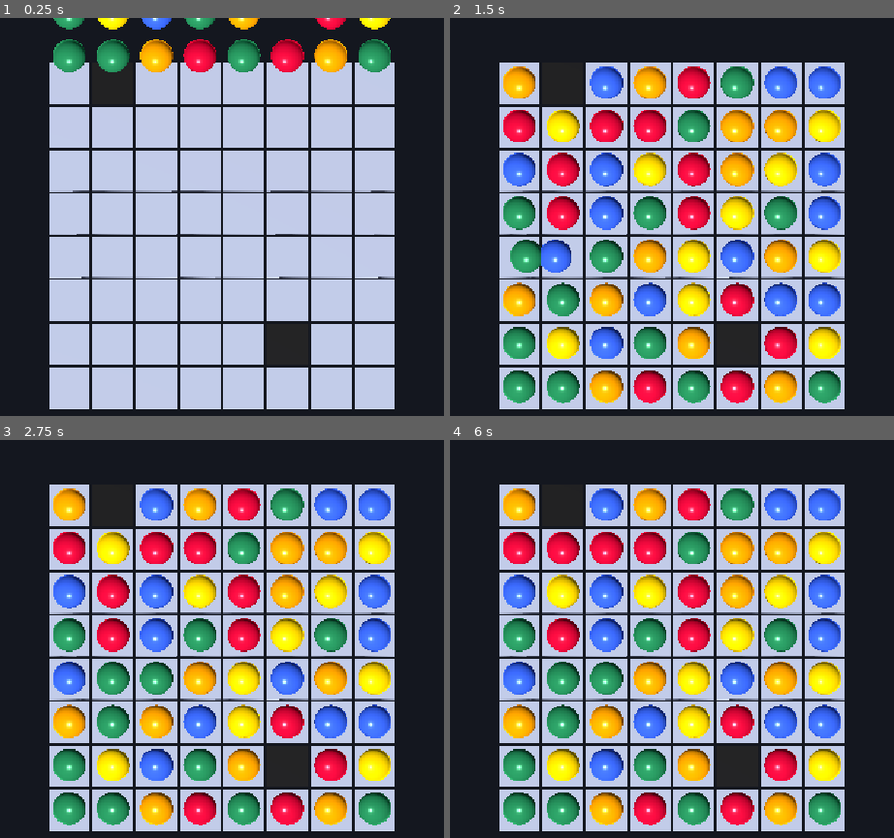
Above: before the commit, frames 1-4 (two rows, left to right).
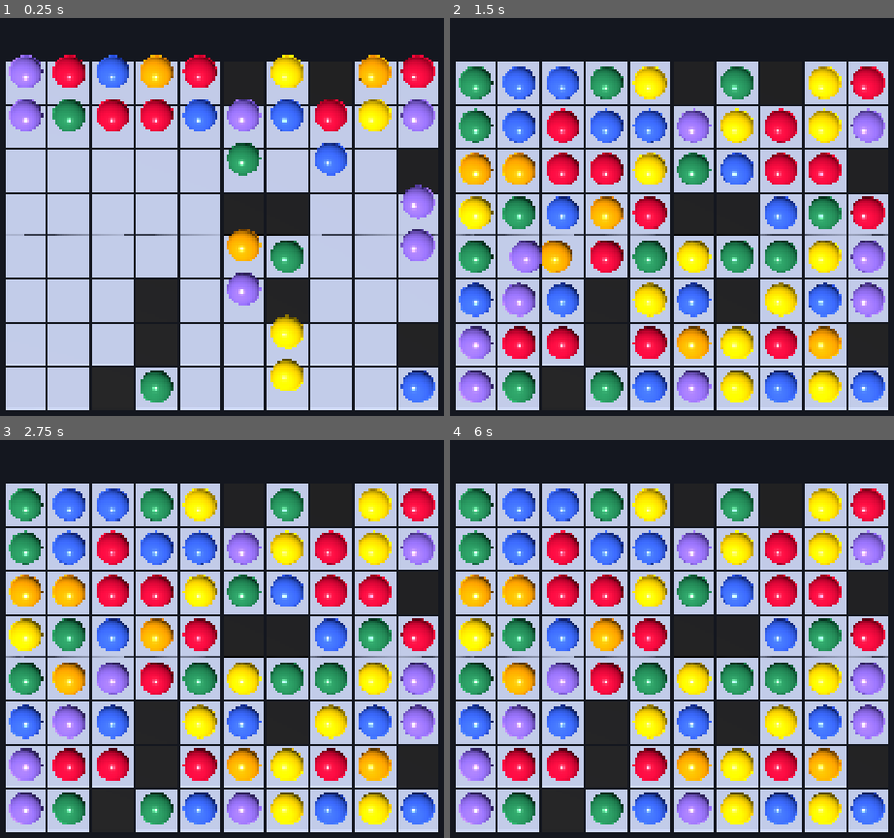
Above: after the commit, the same moments.

Repository: rikki-code/rpgmatch
Game: Godot game, scene res://game/game_root.tscn
The game is run twice, just before and just after one commit, with the same random seed, the same clock (stepped at 60 frames per second) and the same inputs.
Inputs (mouse positions are in pixels of both pictures, inside the frame that each line leads up to):
- Up to frame 1 (0.25 s): no input
- Up to frame 2 (1.5 s): move the mouse to (840, 213) at 0.52 s; click (840, 213) at 0.67 s; drag from (516, 256) to (632, 324) at 1.27 s
- Up to frame 3 (2.75 s): move the mouse to (297, 563) at 2.02 s; click (297, 563) at 2.17 s
- Up to frame 4 (6 s): tap Enter at 2.75, 5 s; drag from (632, 746) to (outside the picture) at 2.77 s; move the mouse to (outside the picture) at 3.52 s; click (outside the picture) at 3.67 s; tap Space at 4.25, 5.75 s; drag from (outside the picture) to (556, 547) at 4.27 s; move the mouse to (711, 658) at 5.02 s; click (711, 658) at 5.17 s; drag from (556, 547) to (516, 678) at 5.77 s

The runs differ from the first frame. In frame 1, 39% of the frame differs, in the area x 1-99%, y 0-99%; in frame 2, 49%; in frame 3, 49%; in frame 4, 49%, in the area x 1-99%, y 10-99%.

Commit message:
improve spawn

Diff:
--- a/core/board/cell_kind.gd
+++ b/core/board/cell_kind.gd
@@ -6,14 +6,5 @@
 func can_hold_tile() -> bool:
 	return true
 
-## Cells this kind "pins" next to itself: gravity treats a pinned cell as a
-## fixed slot, refilled only by whoever pinned it — never compacted into by
-## tiles further away, and it blocks tiles on its far side from sliding
-## through where it sits. A normal cell pins nothing. A pit pins the cell
-## directly above and below itself (see PitCellKind), which is what splits
-## one physical column into independent falling segments around a pit.
-func pinned_neighbors(_cell: GridCell) -> Array[GridCell]:
-	return []
-
 func display_name() -> String:
 	return "cell"
--- a/core/board/cell_kind_pit.gd
+++ b/core/board/cell_kind_pit.gd
@@ -1,8 +1,13 @@
-## A hole: never holds a tile itself. Pins the cell directly above and the
-## cell directly below itself — both are refilled straight from the pit
-## when empty, instead of letting the column above collapse down into/
-## through it, or the column below get pulled up through it (see
-## docs/architecture.md "Модель поля" and EffectGravityColumn).
+## A hole: never holds a tile itself. Otherwise it's just an ordinary
+## segment boundary, same as the board's own edge or a gap on a non-
+## rectangular board (see EffectGravityColumn) — nothing about it needs
+## special-casing:
+## - The segment above it falls and rests directly on top of it, exactly
+##   like a segment resting on the board's bottom edge. The pit is its
+##   floor, not a freeze on its own bottom-most cell.
+## - The segment below it top-spawns fresh tiles the same way a segment
+##   touching the board's top edge does. The pit is its ceiling/spawn
+##   source, not a freeze on its own top-most cell.
 class_name PitCellKind
 extends CellKind
 
@@ -11,11 +16,3 @@
 
 func display_name() -> String:
 	return "pit"
-
-func pinned_neighbors(cell: GridCell) -> Array[GridCell]:
-	var result: Array[GridCell] = []
-	for dir in [GridDirection.Dir.UP, GridDirection.Dir.DOWN]:
-		var neighbor := cell.neighbor(dir)
-		if neighbor != null and neighbor.kind.can_hold_tile():
-			result.append(neighbor)
-	return result
--- a/core/board/world_gen_params.gd
+++ b/core/board/world_gen_params.gd
@@ -4,10 +4,10 @@
 class_name WorldGenParams
 extends Resource
 
-@export var width: int = 8
+@export var width: int = 10
 @export var height: int = 8
-@export var color_count: int = 5
-@export var pit_count: int = 2
+@export var color_count: int = 6
+@export var pit_count: int = 10
 @export var seed_value: int = 0
 @export var difficulty: int = 1
 @export var allow_enemies: bool = false
--- a/core/effects/effect_gravity_column.gd
+++ b/core/effects/effect_gravity_column.gd
@@ -1,10 +1,11 @@
-## Gravity for one column. A pit (or a gap, on a non-rectangular board)
-## splits the physical column into independent falling segments: a segment
-## never compacts across a pit/gap, so tiles above a destroyed pit-covering
-## tile don't fall through it, and tiles below a pit don't get pulled up
-## through it either. The cells a pit pins (see CellKind.pinned_neighbors)
-## are refilled directly by it — that's the local "new tile emerges from
-## the pit" source for whichever segment sits on that side.
+## Gravity for one column. A pit (or a gap, on a non-rectangular board) is
+## just an ordinary segment boundary — nothing about it is special-cased:
+## it splits the physical column into independent falling segments, and
+## each segment falls + top-spawns exactly like a segment touching the
+## board's own edge would. A segment resting on a pit simply has the pit as
+## its floor; a segment starting right after a pit has the pit as its
+## ceiling/spawn source instead of the board's real top edge. No cell is
+## ever frozen in place.
 ## See .claude/skills/match3-board-model/SKILL.md.
 class_name EffectGravityColumn
 extends Effect
@@ -17,30 +18,18 @@
 func execute(board: BoardGraph) -> Array[Effect]:
 	var column := board.column_cells_top_to_bottom(x)
 
-	var pinned: Dictionary = {}  # GridCell -> true
-	for cell in column:
-		if cell == null:
-			continue
-		for neighbor in cell.kind.pinned_neighbors(cell):
-			pinned[neighbor] = true
-
 	var effects: Array[Effect] = []
-	for cell: GridCell in pinned.keys():
-		if cell.occupant == null:
-			effects.append(EffectSpawnTile.new(cell))
-
-	for segment in _segments(column, pinned):
+	for segment in _segments(column):
 		effects.append_array(_resolve_segment(segment))
 	return effects
 
-## Splits the column into contiguous holdable runs, breaking at pits, gaps,
-## and pinned cells (which are their own independent one-cell "segment"
-## handled above, not by generic compaction).
-static func _segments(column: Array[GridCell], pinned: Dictionary) -> Array:
+## Splits the column into contiguous holdable runs, breaking at pits and
+## gaps (a non-rectangular board can have no cell at all at some (x, y)).
+static func _segments(column: Array[GridCell]) -> Array:
 	var segments: Array = []
 	var current: Array[GridCell] = []
 	for cell in column:
-		if cell != null and cell.kind.can_hold_tile() and not pinned.has(cell):
+		if cell != null and cell.kind.can_hold_tile():
 			current.append(cell)
 		elif not current.is_empty():
 			segments.append(current)
@@ -75,8 +64,14 @@
 	# it collision-free (a start row is always above the segment's topmost
 	# real row, so it can never coincide with a still-existing tile) while
 	# still landing at the same time as the segment's own settling tiles.
+	#
+	# That start row can still land inside whatever segment is physically
+	# above this one on the board (e.g. tiles resting above a pit) — gap i
+	# should only become visible once it's `i + 1` cells from its target,
+	# i.e. right as it crosses this segment's own top boundary, never
+	# before.
 	var gap_count := write_index + 1
 	var effects: Array[Effect] = []
 	for i in range(write_index, -1, -1):
-		effects.append(EffectSpawnTile.new(segment[i], gap_count))
+		effects.append(EffectSpawnTile.new(segment[i], gap_count, i + 1))
 	return effects
--- a/core/effects/effect_spawn_tile.gd
+++ b/core/effects/effect_spawn_tile.gd
@@ -1,18 +1,26 @@
 ## Spawns a fresh random-colored tile into an empty cell (top spawner or a
 ## pit's local refill — the caller decides which cell, this effect doesn't
-## care where it came from). `fall_distance` is a view hint: how many cells
-## "above" this one to start the fall from, so it lands at the same time as
-## whatever else is falling in the same batch instead of at a mismatched
-## speed (0 = caller has no better number; the view picks a safe default).
+## care where it came from). Both fields are view hints, in cells:
+## - `fall_distance`: how far above its target to start the fall, so it
+##   lands at the same time as whatever else is falling in the same batch
+##   instead of at a mismatched speed (0 = caller has no better number; the
+##   view picks a safe default).
+## - `reveal_distance`: how close to its target it must get before the view
+##   should actually show it. A tile can need to start well above the
+##   segment it's landing in (see EffectGravityColumn) — rendering it for
+##   that whole stretch would make it visibly overlap whatever segment
+##   happens to occupy that space above (e.g. tiles sitting above a pit).
 class_name EffectSpawnTile
 extends Effect
 
 var cell: GridCell
 var fall_distance: int
+var reveal_distance: int
 
-func _init(p_cell: GridCell, p_fall_distance: int = 0) -> void:
+func _init(p_cell: GridCell, p_fall_distance: int = 0, p_reveal_distance: int = 1) -> void:
 	cell = p_cell
 	fall_distance = p_fall_distance
+	reveal_distance = p_reveal_distance
 
 func execute(board: BoardGraph) -> Array[Effect]:
 	if cell.occupant != null or not cell.kind.can_hold_tile():
--- a/project.godot
+++ b/project.godot
@@ -17,6 +17,8 @@
 
 [display]
 
+window/size/viewport_width=1920
+window/size/viewport_height=1080
 window/stretch/mode="canvas_items"
 window/stretch/aspect="expand"
 
--- a/view/board_view_3d.gd
+++ b/view/board_view_3d.gd
@@ -23,16 +23,32 @@
 var _entity_views: Dictionary = {}  # Script -> EntityView
 var _entity_tweens: Dictionary = {}  # BoardEntity -> Tween (latest tween driving it)
 ## Set by refresh() right before it processes an EffectSpawnTile, consumed
-## once for that cell — lets a spawned tile start its fall exactly as far
-## above its target as the effect says (see EffectGravityColumn), instead
-## of every spawn always falling the same disproportionate distance.
-var _pending_spawn_distance: Dictionary = {}  # GridCell -> int
+## once for that cell — lets a spawned tile start (and stay hidden until)
+## exactly as far above its target as the effect says (see
+## EffectGravityColumn), instead of every spawn always falling the same
+## disproportionate distance or being visible the whole way down.
+var _pending_spawn_distance: Dictionary = {}  # GridCell -> {fall: int, reveal: int}
 
 func setup(p_board: BoardGraph) -> void:
 	board = p_board
 	_register_entity_views()
 	_build_cells()
+	_seed_initial_spawn_distances()
 	refresh()
+
+## The opening board fill doesn't go through EffectSpawnTile at all —
+## BoardGenerator assigns every occupant directly — so without this,
+## refresh()'s per-cell lookup always misses and every tile falls the
+## generic full-board-height/1-cell-reveal fallback instead of the same
+## per-segment "falls from its own nearest border or pit" distances a real
+## gravity pass would compute (see EffectGravityColumn._segments/_resolve_segment).
+func _seed_initial_spawn_distances() -> void:
+	for x in range(board.width):
+		var column := board.column_cells_top_to_bottom(x)
+		for segment: Array in EffectGravityColumn._segments(column):
+			var size: int = segment.size()
+			for i in range(size):
+				_pending_spawn_distance[segment[i]] = {"fall": size, "reveal": i + 1}
 
 ## New BoardEntity subtype (rock, enemy...) registers its EntityView here —
 ## not a new branch in refresh().
@@ -80,7 +96,7 @@
 ## fall_distance hint — everything else still comes purely from board state.
 func refresh(effect: Effect = null) -> void:
 	if effect is EffectSpawnTile and effect.fall_distance > 0:
-		_pending_spawn_distance[effect.cell] = effect.fall_distance
+		_pending_spawn_distance[effect.cell] = {"fall": effect.fall_distance, "reveal": effect.reveal_distance}
 
 	var live_entities: Dictionary = {}  # BoardEntity -> GridCell
 	for cell: GridCell in board.all_cells():
@@ -103,16 +119,18 @@
 			add_child(node)
 			_tile_nodes[entity] = node
 			# The effect tells us exactly how far above its target this tile
-			# needs to start to land in step with whatever else is falling
-			# in the same batch (see EffectGravityColumn). Without that hint
-			# (e.g. the initial board fill has no effect at all), fall the
-			# full board height, so it still reads as coming from an
-			# invisible extension above the board rather than popping in.
-			var fall_distance: int = _pending_spawn_distance.get(cell, board.height)
+			# needs to start (and, separately, how close it must get before
+			# it should actually be shown) to land in step with whatever
+			# else is falling in the same batch, without being visible while
+			# it's still passing through whatever segment happens to sit
+			# above this one (see EffectGravityColumn). Without a hint (e.g.
+			# the initial board fill has no effect at all), fall the full
+			# board height but only reveal for the last cell — always safe.
+			var info: Dictionary = _pending_spawn_distance.get(cell, {"fall": board.height, "reveal": 1})
 			_pending_spawn_distance.erase(cell)
-			var start_pos := cell.position - Vector2i(0, fall_distance)
-			var start := cell_to_world(start_pos) + Vector3.UP * TILE_LIFT
-			_track_tween(entity, view.play_spawn(node, start, target, self))
+			var start := cell_to_world(cell.position - Vector2i(0, info.fall)) + Vector3.UP * TILE_LIFT
+			var reveal := cell_to_world(cell.position - Vector2i(0, info.reveal)) + Vector3.UP * TILE_LIFT
+			_track_tween(entity, view.play_spawn(node, start, reveal, target, self))
 		elif not held_tiles.has(entity):
 			_track_tween(entity, view.play_move(node, target, self))
 
--- a/view/entity_views/entity_view.gd
+++ b/view/entity_views/entity_view.gd
@@ -15,8 +15,11 @@
 ## batch of new tiles reads as one continuous fall together with whatever
 ## is already falling into the same column) — not a fixed drop height, so
 ## it lines up exactly with the rest of the cascade instead of overlapping
-## it. `owner_node` is only used to open a Tween (needs a live scene node).
-func play_spawn(_node: Node3D, _start: Vector3, _target: Vector3, _owner_node: Node) -> Tween:
+## it. `start` can sit inside a different segment than the one it's landing
+## in (e.g. above a pit), so the entity must stay hidden until it reaches
+## `reveal` — only from there to `target` should it actually be shown.
+## `owner_node` is only used to open a Tween (needs a live scene node).
+func play_spawn(_node: Node3D, _start: Vector3, _reveal: Vector3, _target: Vector3, _owner_node: Node) -> Tween:
 	return null
 
 ## Entity is already on the board and moved to a new cell (fall, swap-settle).
--- a/view/entity_views/tile_view.gd
+++ b/view/entity_views/tile_view.gd
@@ -11,7 +11,6 @@
 ## spawn-fall (a whole board height) must move at the same pace, or they
 ## visibly play back at different speeds and the cascade looks disjointed.
 const CELLS_PER_SECOND := 7.0
-const MIN_FALL_TIME := 0.12
 const DESTROY_TIME := 0.52
 
 var tile_colors: Array[Color] = [
@@ -34,15 +33,31 @@
 	node.material_override = material
 	return node
 
-func play_spawn(node: Node3D, start: Vector3, target: Vector3, owner_node: Node) -> Tween:
+func play_spawn(node: Node3D, start: Vector3, reveal: Vector3, target: Vector3, owner_node: Node) -> Tween:
 	node.position = start
-	return play_move(node, target, owner_node)
+	node.scale = Vector3.ONE
+	node.visible = false
+	var tween := owner_node.create_tween()
+	var hidden_distance := start.distance_to(reveal) / CELL_SIZE
+	if hidden_distance > 0.001:
+		# No easing/min-duration floor here: it's invisible, only the total
+		# elapsed time (this + the visible leg) matters for staying in sync
+		# with the rest of the batch.
+		tween.tween_property(node, "position", reveal, hidden_distance / CELLS_PER_SECOND)
+	else:
+		node.position = reveal
+	tween.tween_callback(func() -> void: node.visible = true)
+	tween.tween_property(node, "position", target, _fall_duration(reveal, target)).set_trans(Tween.TRANS_LINEAR)
+	return tween
 
 func play_move(node: Node3D, target: Vector3, owner_node: Node) -> Tween:
 	node.scale = Vector3.ONE
+
+	node.visible = true
 	var duration := _fall_duration(node.position, target)
 	var tween := owner_node.create_tween()
-	tween.tween_property(node, "position", target, duration).set_trans(Tween.TRANS_QUAD).set_ease(Tween.EASE_IN)
+
+	tween.tween_property(node, "position", target, duration).set_trans(Tween.TRANS_LINEAR)
 	return tween
 
 func play_destroy(node: Node3D, owner_node: Node, on_complete: Callable) -> Tween:
@@ -53,4 +68,4 @@
 
 func _fall_duration(from: Vector3, to: Vector3) -> float:
 	var distance_cells := from.distance_to(to) / CELL_SIZE
-	return maxf(distance_cells / CELLS_PER_SECOND, MIN_FALL_TIME)
+	return distance_cells / CELLS_PER_SECOND
--- a/view/input_controller.gd
+++ b/view/input_controller.gd
@@ -38,6 +38,8 @@
 		_update_drag(event.position)
 
 func _begin_drag(screen_pos: Vector2) -> void:
+	if not swap_controller.ctx.awaiting_player_input:
+		return
 	var cell := board.get_cell(board_view.world_to_cell(_ground_plane_point(screen_pos)))
 	if cell == null or not (cell.occupant is Tile):
 		return
@@ -104,16 +106,13 @@
 	if absf(_drag_fraction) >= DRAG_COMMIT_THRESHOLD and _drag_direction != -1:
 		swap_neighbor = _drag_cell.neighbor(_drag_direction)
 
-	# Release held tiles *before* attempting the swap: try_swap's
-	# swap_applied signal triggers board_view.refresh() synchronously, and
-	# a still-held tile is left alone by refresh() (no glide tween) — so
-	# releasing first is what lets the swap-settle actually animate.
+
 	var drag_cell := _drag_cell
 	board_view.release_all()
 	if swap_neighbor != null:
 		swap_controller.try_swap(drag_cell, swap_neighbor)
-	else:
-		board_view.refresh()
+
+	board_view.refresh()
 	_drag_cell = null
 	_drag_tile = null
 	_drag_direction = -1
